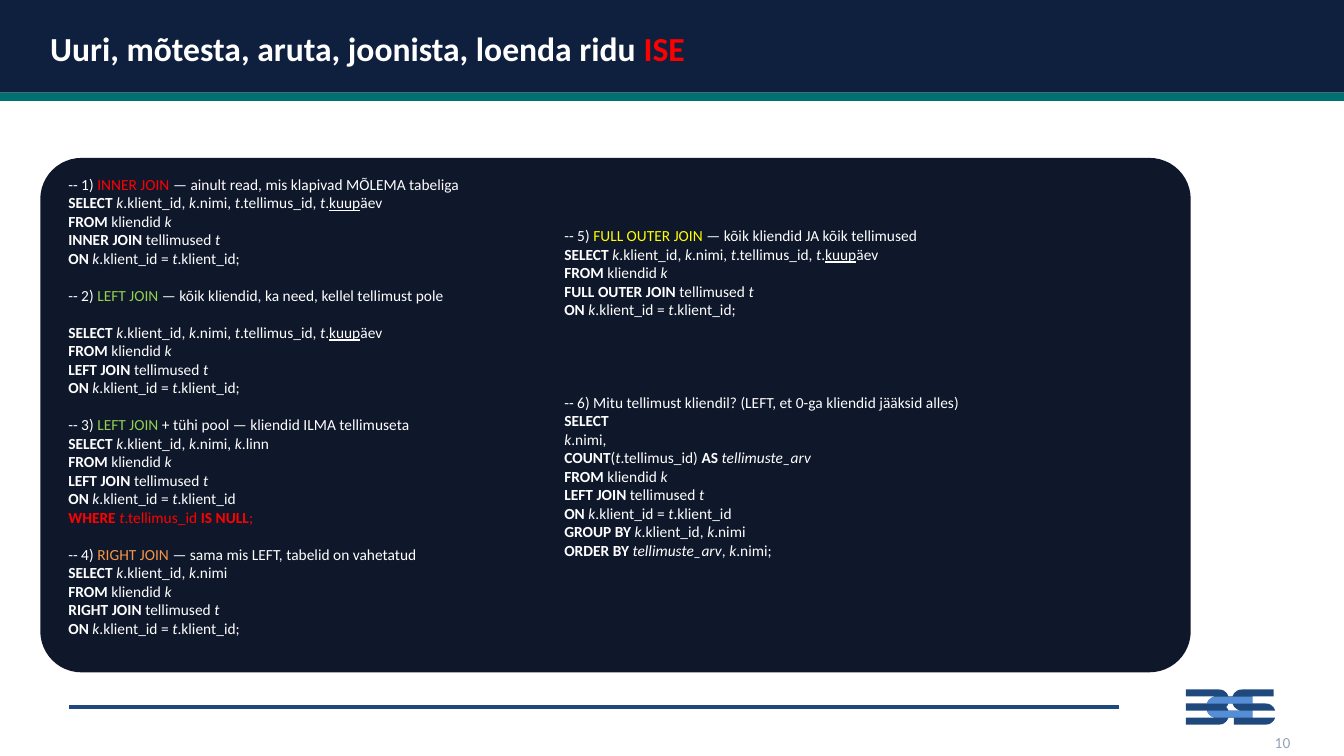
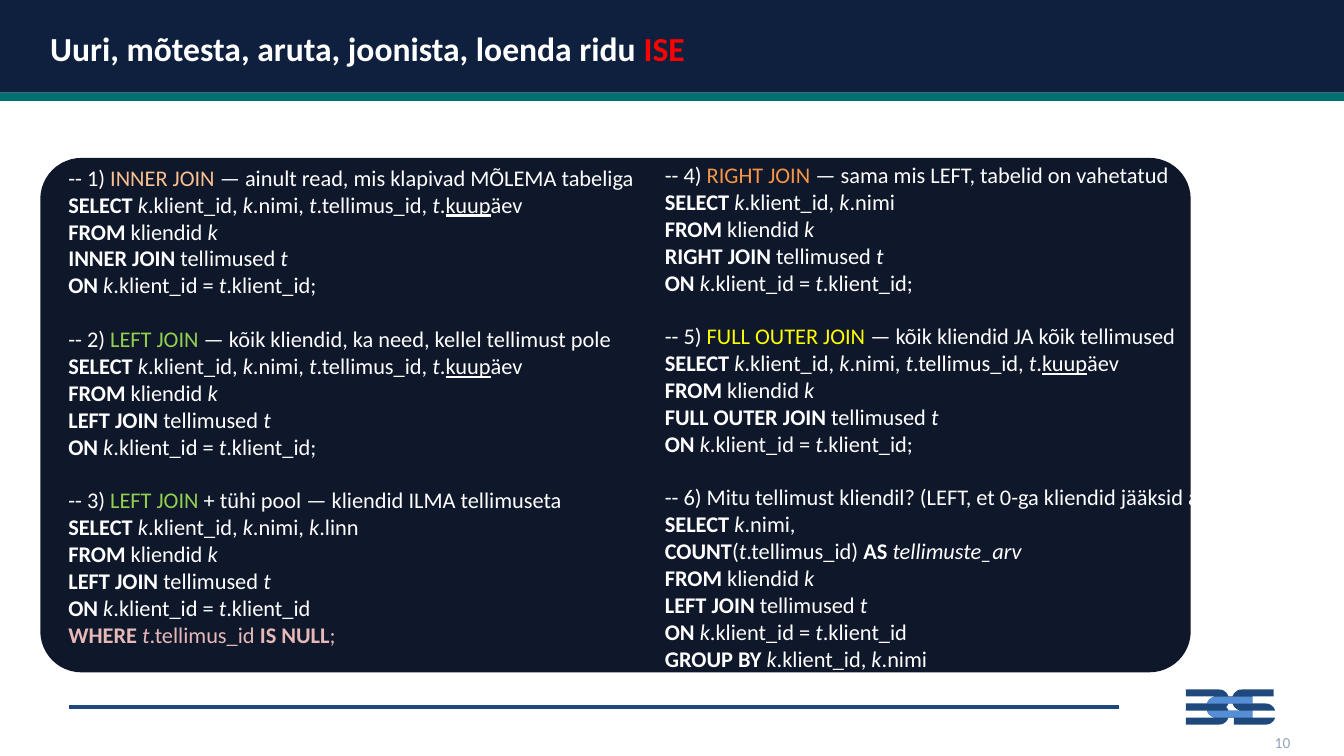
Before and after one commit to emilieabel/andmetarkus, a slide deck: slide 12 of Materjalid/Day8 SQL/8-paev-andmetarkus-esitlus.pptx (slide 11 before the commit). Drawn at 1344x756 pixels with LibreOffice and Linux fonts; fonts in the diff are those of the drawing. Boxes give left, top, right and bottom in pixels: in the first picture for what was removed or moved away, otherwise in the second. Text is boxed around its words. In the diff, an @@ line names an element or a change of style, - is before the commit and + after.

```diff
--- a/Materjalid/Day8 SQL/8-paev-andmetarkus-esitlus.pptx
+++ b/Materjalid/Day8 SQL/8-paev-andmetarkus-esitlus.pptx
@@ text "-- 4) RIGHT JOIN — ...": place and size @@
-text "-- 4) RIGHT JOIN — ..." at [564,230,959,558]
+text "-- 4) RIGHT JOIN — ..." at [665,167,1236,673]
@@ text "-- 1) INNER JOIN — ...": place and size @@
-text "-- 1) INNER JOIN — ..." at [68,177,459,636]
+text "-- 1) INNER JOIN — ..." at [68,168,938,646]
@@ text "-- 1) INNER JOIN — ..." at [68,168,938,646]: size 11 to 16 pt; text colour #FF0000 to #FAC090 in "INNER JOIN"; text colour #FF0000 to #E6B9B8 in "WHERE t.tellimus_id IS NULL;" @@
@@ text at [665,167,1168,264]: paragraphs added @@
+-- 4) RIGHT JOIN — sama mis LEFT, tabelid on vahetatud
+SELECT k.klient_id, k.nimi
+FROM kliendid k
+RIGHT JOIN tellimused t
+ON k.klient_id = t.klient_id;
@@ text at [665,328,1236,673]: size 11 to 16 pt in "-- 5) FULL OUTER JOIN — kõik ...", "SELECT k.klient_id, k.nimi, t.tellimus_id, t.kuupäev", "FROM kliendid k", "FULL OUTER JOIN tellimused t" and 8 more places @@
@@ text at [665,516,795,535]: text changed; size 11 to 16 pt @@
-SELECT
-k.nimi,
+SELECT k.nimi,
@@ text at [68,549,416,636]: paragraphs removed @@
--- 4) RIGHT JOIN — sama mis LEFT, tabelid on vahetatud
-SELECT k.klient_id, k.nimi
-FROM kliendid k
-RIGHT JOIN tellimused t
-ON k.klient_id = t.klient_id;
```
Also in this commit, not shown: 3 other slides changed, 1 slide added, 1 other file.
